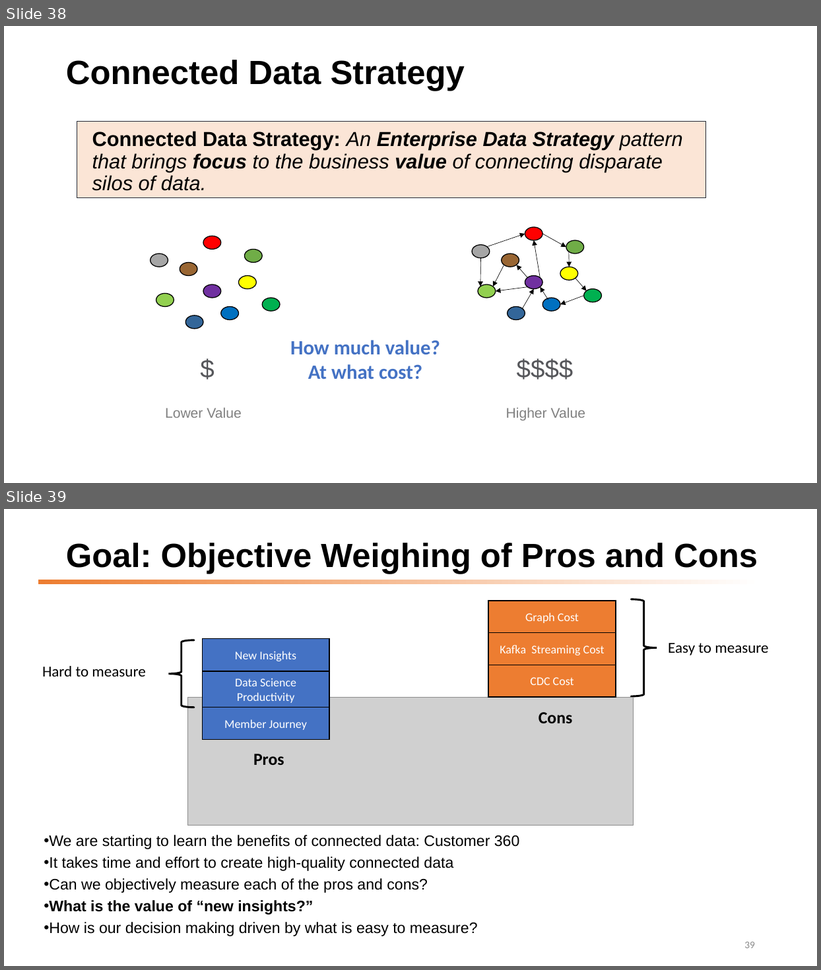
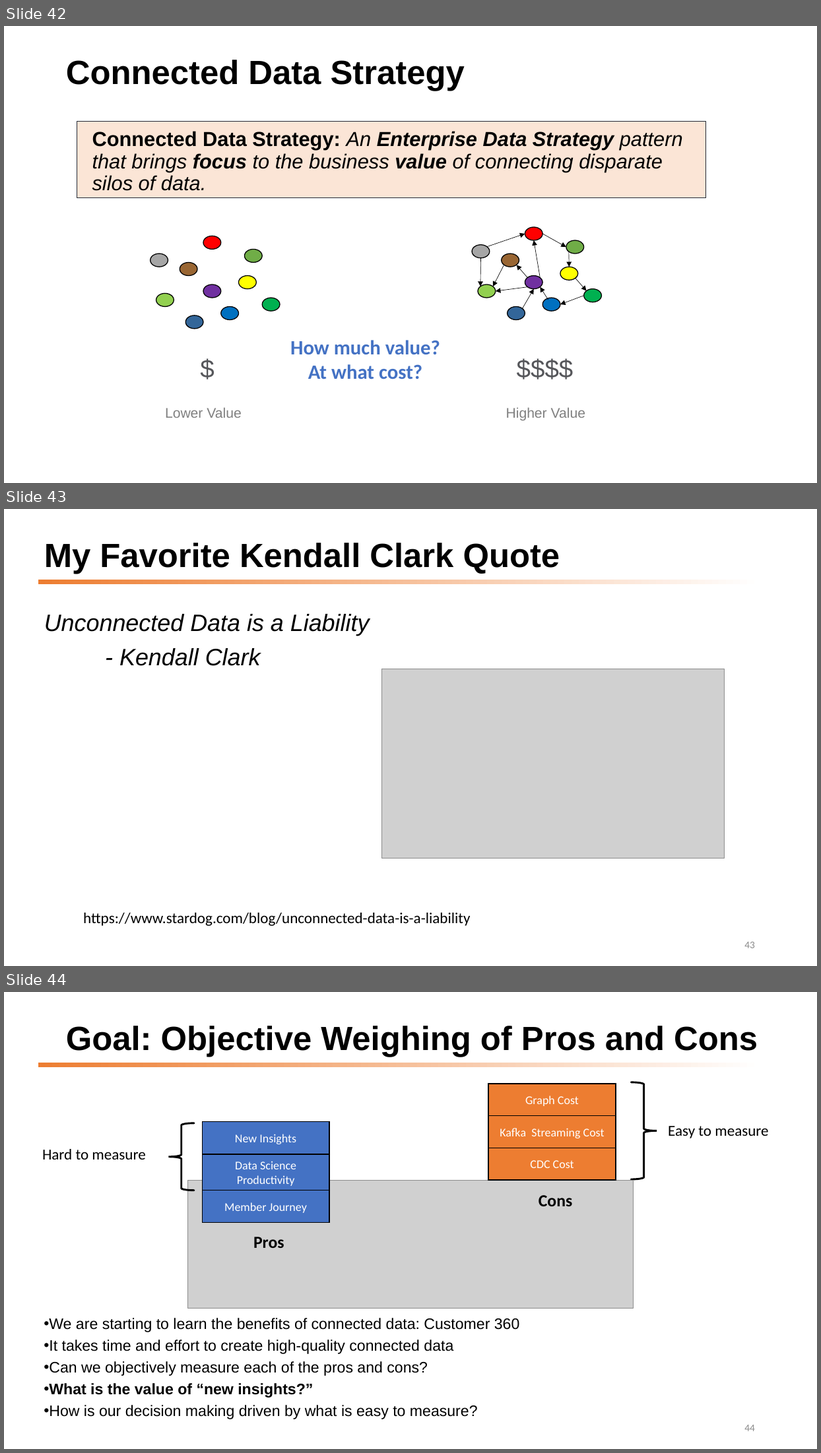
Before and after one commit to dmccreary/graph-systems-thinking, a slide deck: docs/presentations/GST-Half-Day-Workshop-2022.pptx. Shown one above the other, each under a label of ours: slides 38 and 39 before the commit, slides 42, 43 and 44 after it. The pictures are 821x970 and 821x1453 pixels, drawn with LibreOffice and Linux fonts; fonts in the diff are those of the drawing; grey boxes stand for pictures. Boxes give left, top, right and bottom in pixels: in the first picture for what was removed or moved away, otherwise in the second. Text is boxed around its words. In the diff, an @@ line names an element or a change of style, - is before the commit and + after.

```diff
--- a/docs/presentations/GST-Half-Day-Workshop-2022.pptx
+++ b/docs/presentations/GST-Half-Day-Workshop-2022.pptx
@@ slide 43 added at [4,509,817,966], background #FFFFFF; not listed: 1 template element that a slide beside it also shows @@
@@ title added at [44,543,560,574], 39.6 pt, text #000000, bold @@
+My Favorite Kendall Clark Quote
@@ text added at [44,614,370,666], 28 pt, text #000000, italic @@
+Unconnected Data is a Liability
+- Kendall Clark
@@ picture added at [382,669,725,859] @@
@@ text added at [83,913,470,926], 18 pt, text #000000 @@
+https://www.stardog.com/blog/unconnected-data-is-a-liability
@@ page number added at [745,942,755,949], 12 pt, text #8C8C8C @@
+43
@@ what was slide 38 is now slide 42 @@
@@ what was slide 39 is now slide 44 @@
@@ page number at [745,1425,755,1432]: text changed @@
-39
+44
```
Also in this commit, not shown: 3 slides changed, 6 other slides added.
